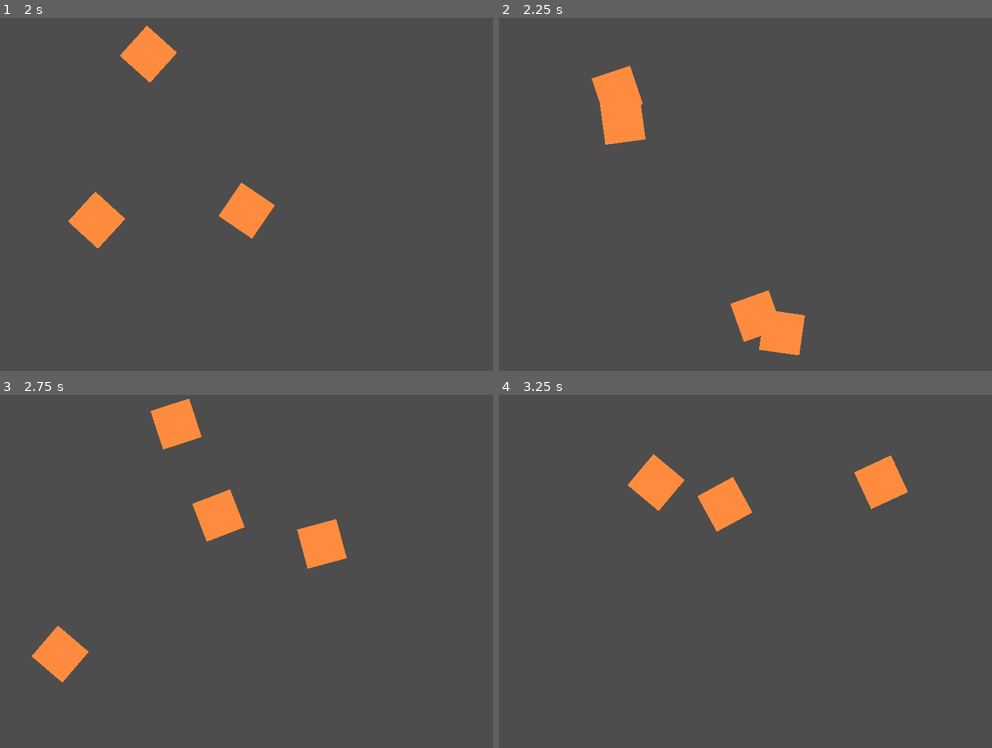
Above: before the commit, frames 1-4 (two rows, left to right).
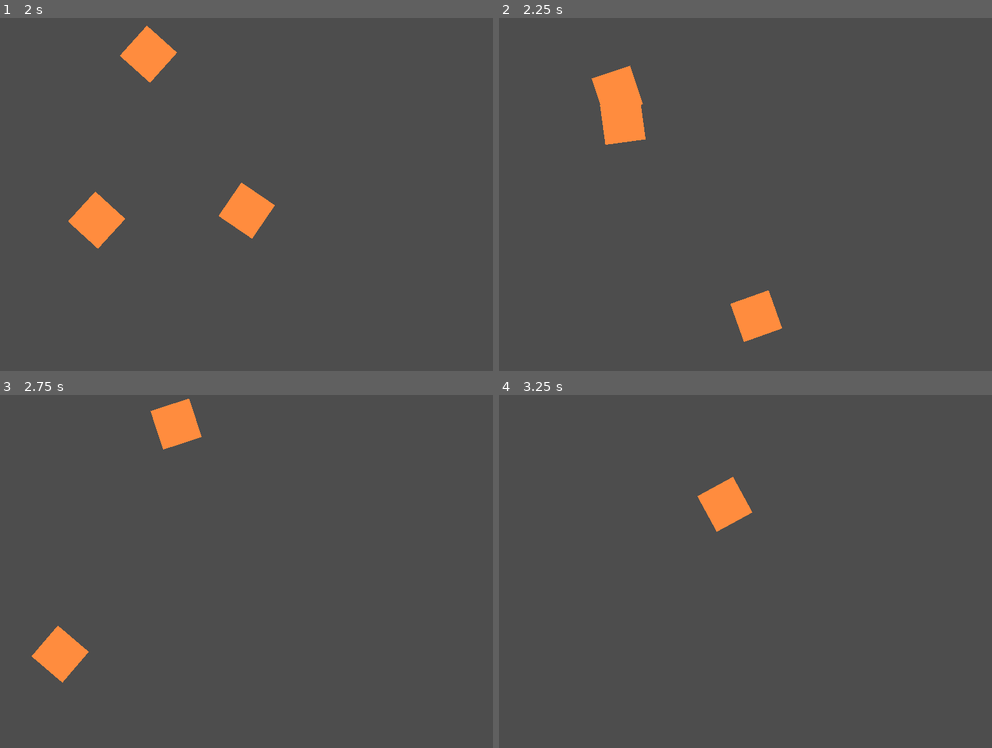
Above: after the commit, the same moments.

Repository: leafcabral/leafs-arcade
Game: Godot game, scene res://main/game_root.tscn
Two runs of this game, one before a commit and one after it. Both use one fixed random seed, a clock stepped at 60 frames per second and the inputs below.
Inputs (mouse positions are in pixels of both pictures, inside the frame that each line leads up to):
- Up to frame 1 (2 s): move the mouse to (359, 162) at 0.52 s; press the mouse at (359, 162) at 0.53 s; move the mouse to (147, 201) at 1.27 s; release the mouse at (147, 201) at 1.28 s; click (147, 201) at 1.35 s
- Up to frame 2 (2.25 s): move the mouse to (799, 95) at 2.02 s; press the mouse at (799, 95) at 2.03 s
- Up to frame 3 (2.75 s): no input
- Up to frame 4 (3.25 s): move the mouse to (725, 635) at 2.77 s; release the mouse at (725, 635) at 2.78 s; click (725, 635) at 2.85 s

Frame 1 is identical in both runs. In frame 2, 0.7% of the frame differs, in the area x 52-63%, y 83-96%; in frame 3, 1.9%, in the area x 38-71%, y 26-50%; in frame 4, 1.9%.

Commit message:
feat(fruit_ninja): Added fruit respawning increasingly
Created signal for FruitManager for when all current fruits have exited screen

Added wave system that will increse the number of fruits spawned each time with a cap

Diff:
--- a/4-fruit-ninja/entities/fruit/fruit_manager.gd
+++ b/4-fruit-ninja/entities/fruit/fruit_manager.gd
@@ -2,7 +2,8 @@
 extends Path2D
 
 
-signal spawn_cooldown_finished()
+signal spawn_cooldown_finished
+signal fruits_depleted
 
 const FRUIT := preload("uid://6rsron8monuy")
 
@@ -42,6 +43,13 @@
 	return null
 
 
+func erase_fruit(fruit: Fruit) -> void:
+	fruits.erase(fruit)
+	fruit.queue_free()
+
+	if not fruits:
+		fruits_depleted.emit()
+
+
 func _on_fruit_exited_screen(fruit: Fruit) -> void:
-	fruit.queue_free()
-	fruits.erase(fruit)
+	erase_fruit(fruit)
--- a/4-fruit-ninja/main/game_root.tscn
+++ b/4-fruit-ninja/main/game_root.tscn
@@ -21,4 +21,5 @@
 curve = SubResource("Curve2D_sd42p")
 script = ExtResource("2_mf5tn")
 
+[connection signal="fruits_depleted" from="GameWorld/FruitManager" to="GameWorld" method="_on_fruit_manager_fruits_depleted"]
 [connection signal="spawn_cooldown_finished" from="GameWorld/FruitManager" to="GameWorld" method="_on_fruit_manager_spawn_cooldown_finished"]
--- a/4-fruit-ninja/main/game_world.gd
+++ b/4-fruit-ninja/main/game_world.gd
@@ -1,14 +1,31 @@
 extends Node
 
+
+const MINIMUM_FRUITS := 3
+const MAXIMUM_FRUITS := 15
+
+var wave := 1
 
 @onready var fruit_manager: FruitManager = $FruitManager
 
 
 func _ready() -> void:
-	fruit_manager.spawn_fruits(5)
+	start_wave()
+
+
+func start_wave() -> void:
+	var enemy_increase := floori(wave * 0.5)
+	fruit_manager.spawn_fruits(min(MINIMUM_FRUITS + enemy_increase, MAXIMUM_FRUITS))
 
 
 func _on_fruit_manager_spawn_cooldown_finished() -> void:
 	var fruit := fruit_manager.pool_unspawned_fruit()
 	if fruit:
 		add_child(fruit)
+
+
+func _on_fruit_manager_fruits_depleted() -> void:
+	wave += 1
+
+	await get_tree().create_timer(2.0).timeout
+	start_wave()
